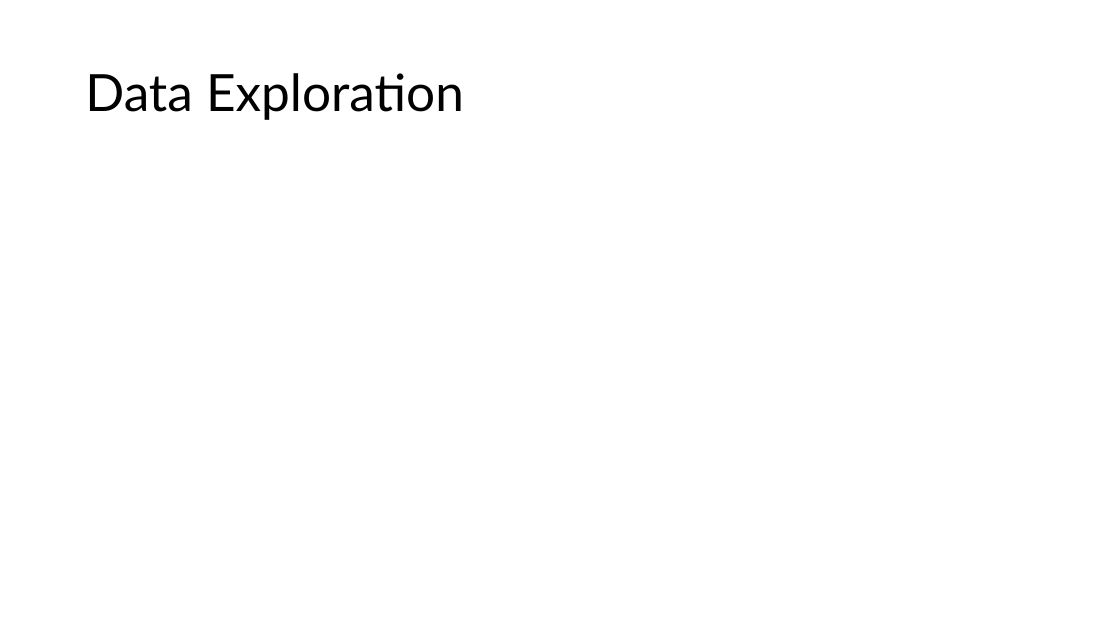
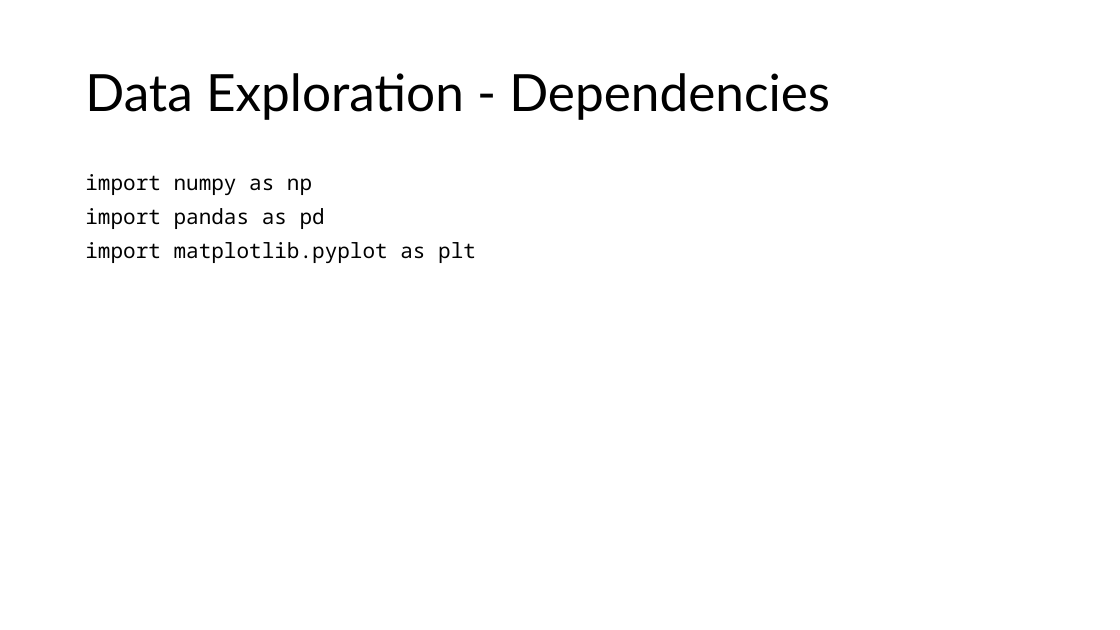
Before and after one commit to MatteoSoldini/DAT540_project, a slide deck: slide 2 of presentation.pptx. Drawn at 1120x630 pixels with LibreOffice and Linux fonts; fonts in the diff are those of the drawing. Boxes give left, top, right and bottom in pixels: in the first picture for what was removed or moved away, otherwise in the second. Text is boxed around its words. In the diff, an @@ line names an element or a change of style, - is before the commit and + after.

```diff
--- a/presentation.pptx
+++ b/presentation.pptx
@@ title at <box>85,73,830,120</box>: text changed @@
-Data Exploration
+Data Exploration - Dependencies
@@ text added at <box>85,174,476,263</box>, 18 pt, text #000000 @@
+import numpy as np
+import pandas as pd
+import matplotlib.pyplot as plt
```
Also in this commit, not shown: 4 slides added, 1 other file.
